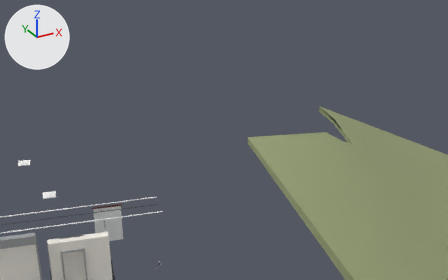
One commit to the glTF model models/main/lod/sw_t_0_-1.glb: the scene before it, then after it.
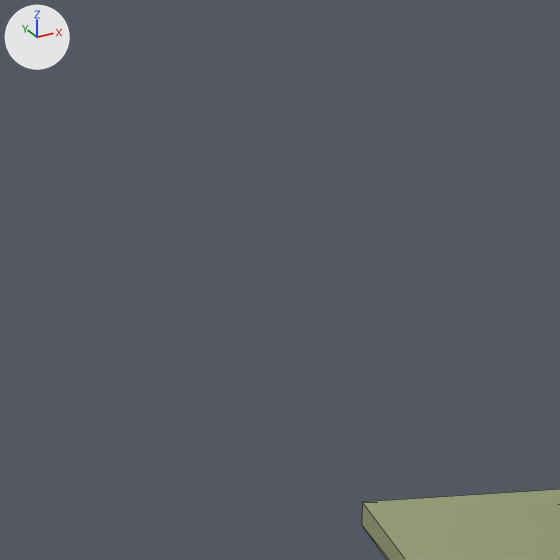
Old and new are each drawn from a camera (50 mm lens) standing at (3.58, -49.47, 156.78) and looking at (27.77, -5.48, 134.78) and again close up on the part from 33% to 67% of the width and 0% to 55% of the height. Lighting does not change. The marker at upper left points along +X, +Y and +Z. The last two pictures show the newer version. The close-ups show mesh edges as thin lines. Where no turn or scale is listed for an object, it has been applied to the vertices.

The scene before the commit, as lines of its bpy script (objects in view):
```python
me_sw_ground_core_lawn_0__1 = bpy.data.meshes.new('SW_ground_core_lawn_0_-1')
me_sw_ground_core_lawn_0__1.from_pydata(...)  # 266 vertices, 381 faces; spans x -52.2..52.2, y -47.3..47.3, z -14.4..14.4
me_sw_ground_core_lawn_0__1.materials.append(mat_sw_lawn_base)  # green #98a177
ob_sw_ground_core_lawn_0__1 = bpy.data.objects.new('SW_ground_core_lawn_0_-1', me_sw_ground_core_lawn_0__1)
ob_sw_ground_core_lawn_0__1.location = (51.45, -46.91, 121.97)
```
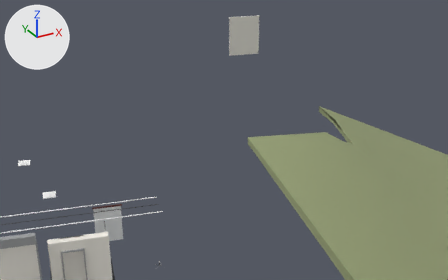
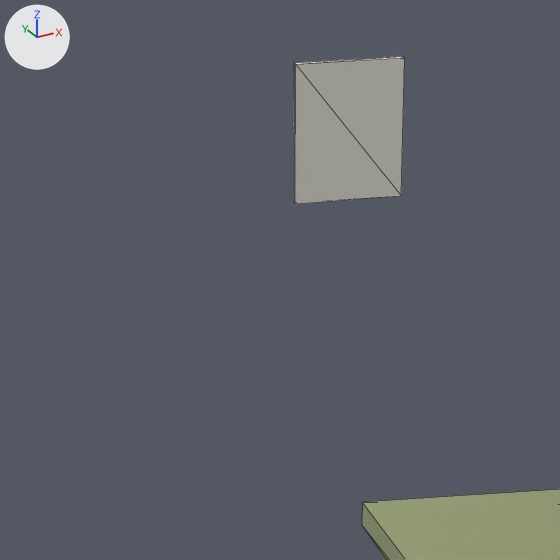
Location of each change, [x1, y1, x2, y2] in pixels of the close-ups (560 x 560 px):
'SW_adopt_NG cafe chair 4_0 back', added
    after: [294, 56, 405, 204]

What changed in the scene script:
```text
Add mat_ng_wall_white:
    mat_ng_wall_white = principled_material('NG_wall_white')
    mat_ng_wall_white.base_color = (0.74, 0.72, 0.68)  # light grey #dfddd7
    mat_ng_wall_white.roughness = 0.7
Add me_ng_cafe_chair_4_0_back:
    me_ng_cafe_chair_4_0_back.from_pydata([(-1.33, 0.25, -1.7), (-1.33, 0.25, 1.7), (-1.29, 0.39, 1.7), (-1.29, 0.39, -1.7), (1.33, -0.25, 1.7), (1.33, -0.25, -1.7), (1.29, -0.39, -1.7), (1.29, -0.39, 1.7)], [], [(0, 1, 2), (0, 2, 3), (3, 2, 4), (3, 4, 5), (6, 7, 1), (6, 1, 0), (3, 5, 6), (3, 6, 0), (4, 2, 1), (4, 1, 7)])
    me_ng_cafe_chair_4_0_back.materials.append(mat_ng_wall_white)  # light grey #dfddd7
Add ob_sw_adopt_ng_cafe_chair_4_0_back:
    ob_sw_adopt_ng_cafe_chair_4_0_back = bpy.data.objects.new('SW_adopt_NG cafe chair 4_0 back', me_ng_cafe_chair_4_0_back)
    ob_sw_adopt_ng_cafe_chair_4_0_back.location = (31.1, -3.1, 143.2)
```
